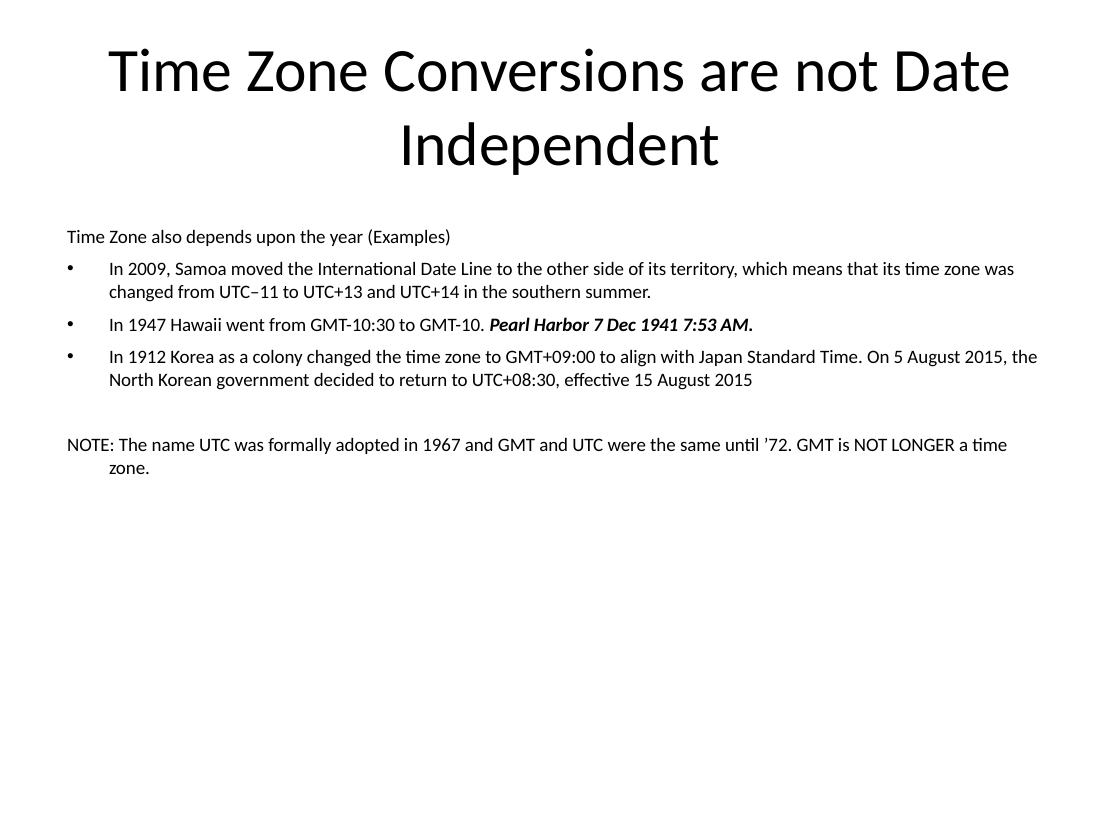
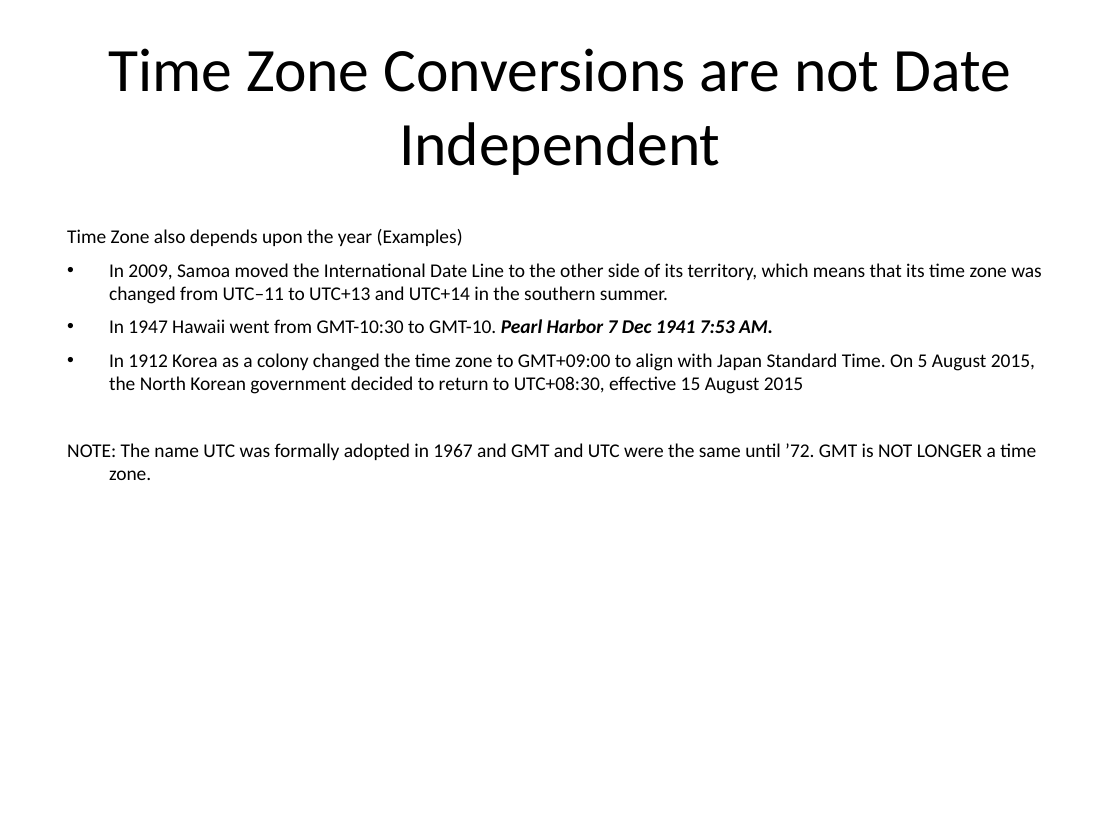
Before and after one commit to re-Isearch/date, a slide deck: slide 13 of Slides/ISO8601-Presentation.pptx. Drawn at 1120x840 pixels with LibreOffice and Linux fonts; fonts in the diff are those of the drawing. Boxes give left, top, right and bottom in pixels: in the first picture for what was removed or moved away, otherwise in the second. Text is boxed around its words. In the diff, an @@ line names an element or a change of style, - is before the commit and + after.

```diff
--- a/Slides/ISO8601-Presentation.pptx
+++ b/Slides/ISO8601-Presentation.pptx
@@ text "Time Zone also depends upon ..." at (x1=67, y1=229, x2=1042, y2=480): size 12.2 to 12.5 pt @@
```
Also in this commit, not shown: 2 other slides changed, 1 other file.
